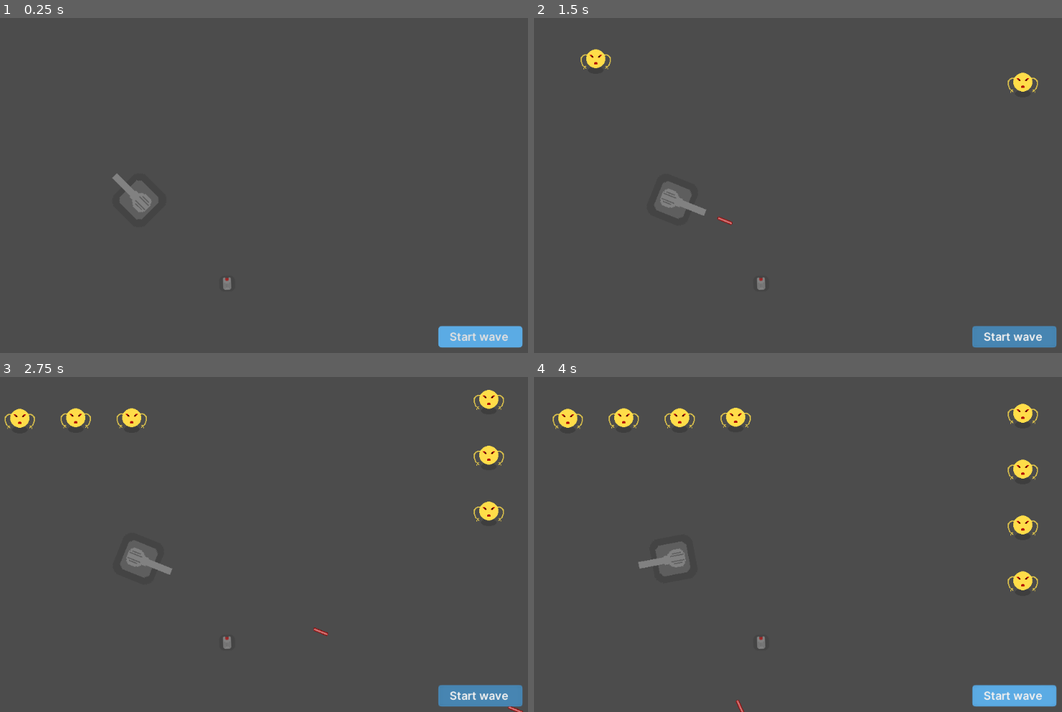
Above: before the commit, frames 1-4 (two rows, left to right).
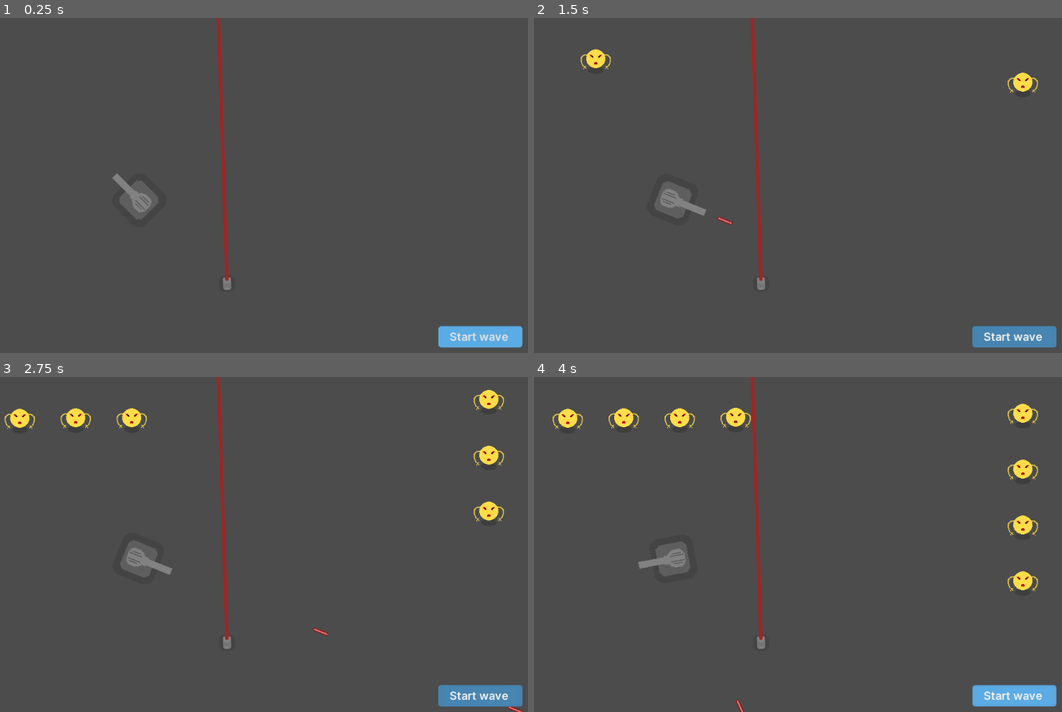
Above: after the commit, the same moments.

Repository: Latiang/tower-defense-godot
Game: Godot game, scene res://objects/Main.tscn
The game is run twice, just before and just after one commit, with the same random seed, the same clock (stepped at 60 frames per second) and the same inputs. The project has no main scene, so this scene is started directly.
Inputs (mouse positions are in pixels of both pictures, inside the frame that each line leads up to):
- Up to frame 1 (0.25 s): no input
- Up to frame 2 (1.5 s): click "Start wave" at 0.5 s; click "Start wave" at 1.25 s
- Up to frame 3 (2.75 s): click "Start wave" at 2 s
- Up to frame 4 (4 s): move the mouse to (671, 557) at 2.77 s; press the mouse at (671, 557) at 2.78 s; move the mouse to (660, 561) at 3.52 s; release the mouse at (660, 561) at 3.53 s; click (660, 561) at 3.6 s

The runs differ from the first frame. In frame 1, 0.5% of the frame differs, in the area x 40-44%, y 0-78%; in frame 2, 0.5%; in frame 3, 0.5%; in frame 4, 0.5%.

Commit message:
Add a visible line to the sensor

Diff:
--- a/src/levels/TestLevel1.tscn
+++ b/src/levels/TestLevel1.tscn
@@ -12,16 +12,17 @@
 
 [node name="BaseLevel" instance=ExtResource( 1 )]
 
-[node name="Turret" parent="." index="0" instance=ExtResource( 4 )]
+[node name="Sensor1" parent="." index="0" instance=ExtResource( 2 )]
+position = Vector2( 486.431, 475.74 )
+rotation = 3.10843
+scale = Vector2( 1, 1 )
+
+[node name="Turret" parent="." index="1" instance=ExtResource( 4 )]
 position = Vector2( 328.919, 325.821 )
 
-[node name="MobPath1" parent="." index="1" instance=ExtResource( 3 )]
+[node name="MobPath1" parent="." index="2" instance=ExtResource( 3 )]
 BehaviourFile = "sbtest"
 
-[node name="MobPath2" parent="." index="2" instance=ExtResource( 3 )]
+[node name="MobPath2" parent="." index="3" instance=ExtResource( 3 )]
 curve = SubResource( 1 )
 BehaviourFile = "sbtest2"
-
-[node name="Sensor1" parent="." index="3" instance=ExtResource( 2 )]
-position = Vector2( 486.431, 475.74 )
-rotation = 3.10843
--- a/src/levels/TestLevel2.tscn
+++ b/src/levels/TestLevel2.tscn
@@ -1,10 +1,6 @@
-[gd_scene load_steps=10 format=2]
+[gd_scene load_steps=6 format=2]
 
 [ext_resource path="res://objects/BaseLevel.tscn" type="PackedScene" id=1]
-[ext_resource path="res://objects/Turret.gd" type="Script" id=2]
-[ext_resource path="res://objects/MobPath.gd" type="Script" id=3]
-[ext_resource path="res://objects/Bullet.tscn" type="PackedScene" id=4]
-[ext_resource path="res://objects/Sensor.gd" type="Script" id=5]
 [ext_resource path="res://objects/Sensor.tscn" type="PackedScene" id=6]
 [ext_resource path="res://objects/MobPath.tscn" type="PackedScene" id=7]
 [ext_resource path="res://objects/Turret.tscn" type="PackedScene" id=8]
@@ -16,37 +12,17 @@
 
 [node name="BaseLevel" instance=ExtResource( 1 )]
 
-[node name="Turret" type="Area2D" parent="." index="0" groups=[
-"Turret",
-] instance=ExtResource( 8 )]
-position = Vector2( 886.919, 334.821 )
-scale = Vector2( 2, 2 )
-z_index = 21
-z_as_relative = false
-script = ExtResource( 2 )
-Bullet = ExtResource( 4 )
-
-[node name="MobPath1" type="Path2D" parent="." index="1" groups=[
-"MobPath",
-] instance=ExtResource( 7 )]
-curve = SubResource( 1 )
-script = ExtResource( 3 )
-BehaviourFile = "sbtest"
-
-[node name="Sensor1" type="Area2D" parent="." index="2" instance=ExtResource( 6 )]
+[node name="Sensor1" parent="." index="0" instance=ExtResource( 6 )]
 position = Vector2( 770.431, 567.74 )
 rotation = 3.10843
 scale = Vector2( 1, 1 )
-script = ExtResource( 5 )
 
-[node name="Turret2" type="Area2D" parent="." index="3" groups=[
-"Turret",
-] instance=ExtResource( 8 )]
+[node name="Turret" parent="." index="1" instance=ExtResource( 8 )]
+position = Vector2( 886.919, 334.821 )
+
+[node name="Turret2" parent="." index="2" instance=ExtResource( 8 )]
 position = Vector2( 238.936, 325.701 )
-scale = Vector2( 2, 2 )
-z_index = 21
-z_as_relative = false
-script = ExtResource( 2 )
-Bullet = ExtResource( 4 )
-[connection signal="input_event" from="Turret" to="Turret" method="_on_Turret_input_event"]
-[connection signal="input_event" from="Turret2" to="Turret2" method="_on_Turret_input_event"]
+
+[node name="MobPath1" parent="." index="3" instance=ExtResource( 7 )]
+curve = SubResource( 1 )
+BehaviourFile = "sbtest"
--- a/src/objects/ProgrammableBehaviour.gd
+++ b/src/objects/ProgrammableBehaviour.gd
@@ -25,7 +25,7 @@
 		#$CodeInterpreter.run()
 		if Input.is_action_pressed("mouse_left_click"):
 			emit_signal("fire")
-			#$CodeInterpreter.run()
+			$CodeInterpreter.run()
 
 # Lock the object from executing code for a certain amount of time
 func lock_for_time(time):
--- a/src/objects/Sensor.gd
+++ b/src/objects/Sensor.gd
@@ -3,6 +3,10 @@
 func _ready():
 	pass
 
+
 # Returns true or false depending on if an enemy is colliding with SensorCast
 func detect():
-	return $SensorCast.is_colliding()
+	if $SensorCast.is_colliding():
+		return $SensorCast.get_collision_point().distance_to(position)
+	else:
+		return false
--- a/src/objects/Sensor.tscn
+++ b/src/objects/Sensor.tscn
@@ -2,9 +2,6 @@
 
 [ext_resource path="res://assets/textures/sensor.png" type="Texture" id=1]
 [ext_resource path="res://objects/Sensor.gd" type="Script" id=2]
-
-
-
 
 [sub_resource type="SpriteFrames" id=1]
 animations = [ {
@@ -27,3 +24,9 @@
 collision_mask = 1024
 collide_with_areas = true
 collide_with_bodies = false
+
+[node name="Line2D" type="Line2D" parent="."]
+points = PoolVector2Array( 0, 8, 0, 1000 )
+width = 5.0
+default_color = Color( 0.627451, 0.152941, 0.152941, 1 )
+antialiased = true
